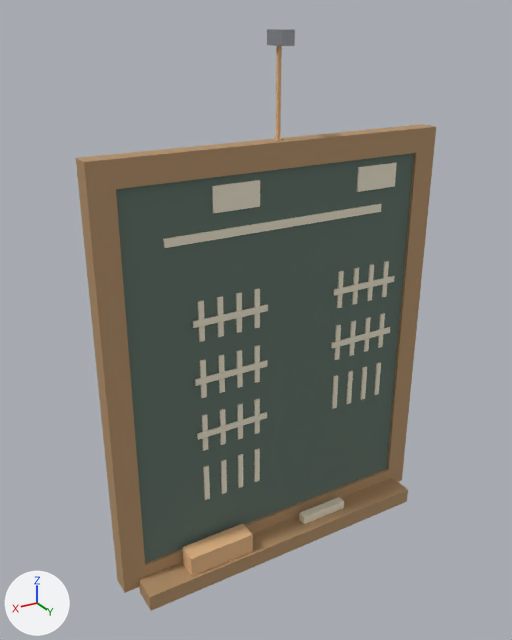
Before and after pictures for a commit that changed the Blender file blender/props/chalkboard.blend.
Before and after are seen from a 50 mm camera at (0.442, 0.701, 0.4) aimed at (0.029, 0.012, 0.055). The axes (+X, +Y, +Z) are drawn at lower left. The lights are the same throughout. The first picture is the older version.

Names of what the first picture shows: 'Chalkboard'.
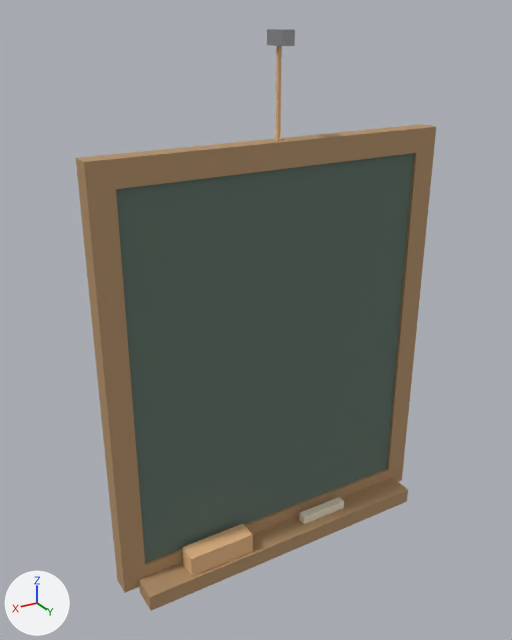
Boxes [x1, y1, x2, y2] around the edits, measured in the pictures (512 x 640 px):
part 1 of me_chalkboard, deleted: before [163, 162, 397, 500]

Diff of the bpy script that builds the scene:
```diff
--- a/blender/props/chalkboard.blend.py
+++ b/blender/props/chalkboard.blend.py
@@ me_chalkboard @@
 # used by ob_chalkboard; location = (0.0, 0.0, 0.0)
-me_chalkboard.from_pydata(...)  # 368 vertices, 276 faces; spans x -0.23..0.23, y 0.0..0.06, z -0.28..0.386
+me_chalkboard.from_pydata(...)  # 80 vertices, 60 faces; spans x -0.23..0.23, y 0.0..0.06, z -0.28..0.386
+# me_chalkboard part 1: 36 loose pieces with 288 vertices, spanning x -0.18..0.15, y 0.021..0.025, z -0.175..0.23, are deleted
 me_chalkboard.materials.append(mat_board)
```
